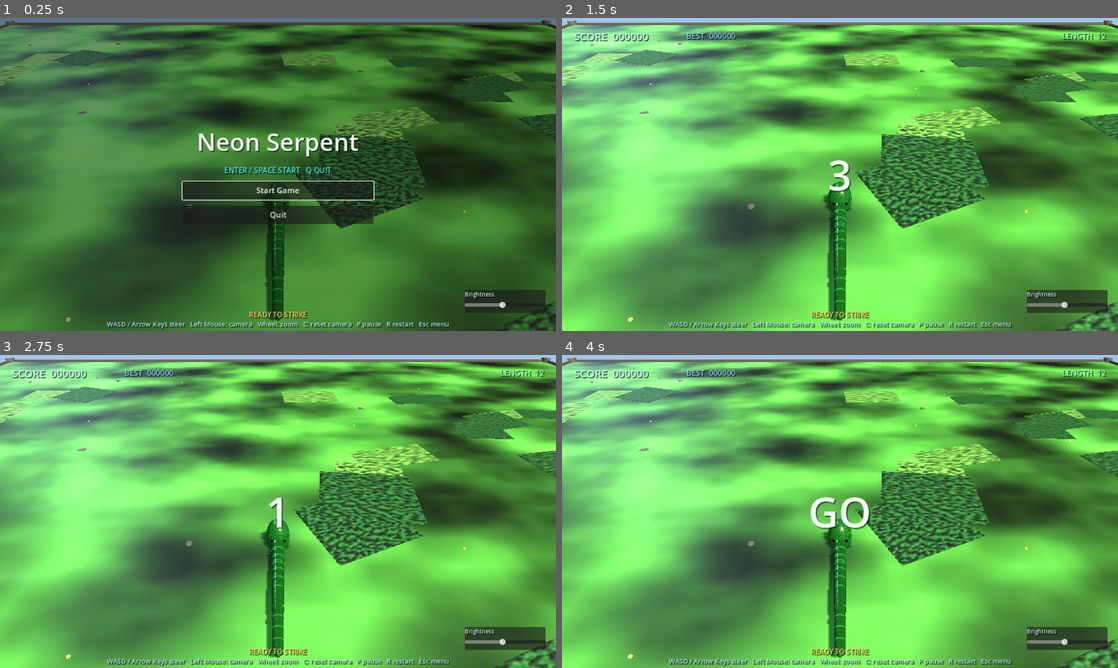
Above: before the commit, frames 1-4 (two rows, left to right).
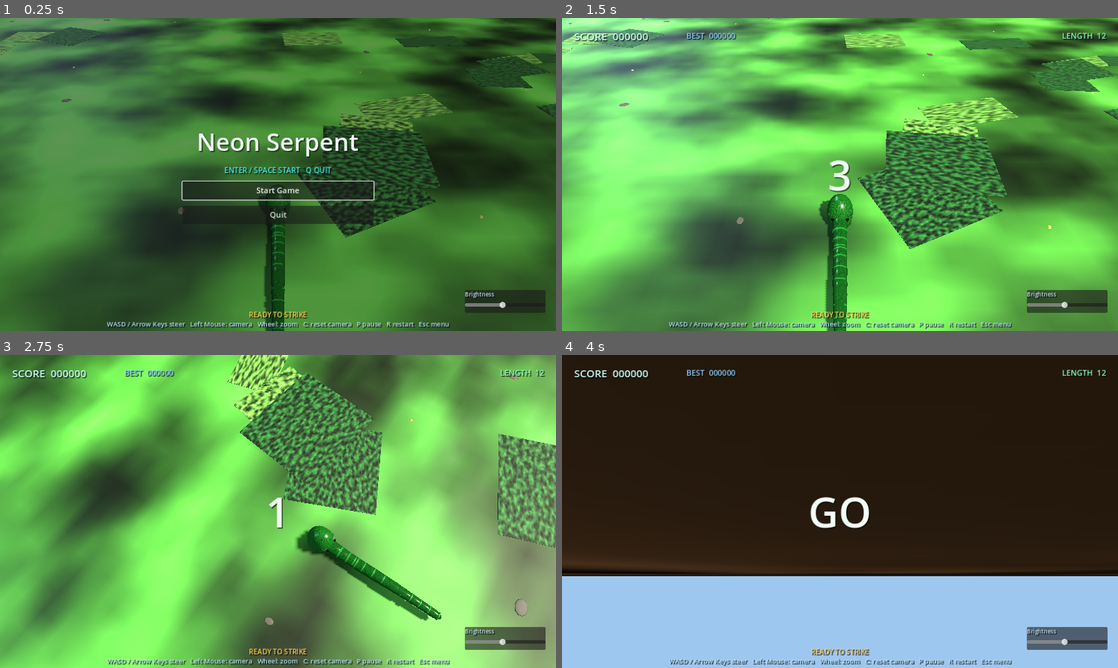
Above: after the commit, the same moments.

Repository: Ken8675309/snake_2026
Game: Godot game, scene res://scenes/Main.tscn
Two runs of this game, one before a commit and one after it. Both use one fixed random seed, a clock stepped at 60 frames per second and the inputs below.
Inputs (mouse positions are in pixels of both pictures, inside the frame that each line leads up to):
- Up to frame 1 (0.25 s): no input
- Up to frame 2 (1.5 s): click "Start Game" at 0.5 s; tap Enter (menu_accept) at 1.25 s; move the mouse to (962, 158) at 1.27 s; hold D (move_right) from 1.28 s (still down); hold C from 1.28 s (still down); click (962, 158) at 1.42 s
- Up to frame 3 (2.75 s): release D (move_right) at 2 s; release C at 2 s; tap R (restart) at 2 s; drag from (166, 527) to (250, 574) at 2.02 s
- Up to frame 4 (4 s): move the mouse to (895, 442) at 2.77 s; hold D (move_right) 2.78-3.5 s; hold C 2.78-3.5 s; click (895, 442) at 2.92 s; tap Enter (menu_accept) at 3.5 s; drag from (812, 574) to (673, 464) at 3.52 s

The runs differ from the first frame. In frame 1, 27% of the frame differs, in the area x 0-100%, y 0-100%; in frame 2, 56%; in frame 3, 88%; in frame 4, 99%.

Commit message:
Fix mouse camera controls

Diff:
--- a/scripts/camera_controller.gd
+++ b/scripts/camera_controller.gd
@@ -9,74 +9,73 @@
 @export var zoom_speed_influence: float = 1.2
 @export var shake_decay: float = 7.5
 @export var target_lag: float = 5.0
-@export var mouse_sensitivity: float = 0.008
-@export var wheel_zoom_step: float = 1.8
-@export var min_zoom_distance: float = 8.5
-@export var max_zoom_distance: float = 34.0
-@export var min_pitch_degrees: float = 24.0
-@export var max_pitch_degrees: float = 68.0
+@export var mouse_sensitivity: float = 0.005
+@export var wheel_zoom_step: float = 0.5
+@export var min_zoom_distance: float = 5.0
+@export var max_zoom_distance: float = 30.0
+@export var min_pitch: float = -1.2
+@export var max_pitch: float = 0.2
 
 var target: Node3D
+var dragging: bool = false
+var distance: float = 0.0
+var rotation_x: float = 0.0
+var rotation_y: float = 0.0
+
+var _pivot: Node3D
 var _camera: Camera3D
 var _shake_strength: float = 0.0
 var _shake_seed: float = 0.0
 var _last_target_position: Vector3 = Vector3.ZERO
 var _smoothed_target_position: Vector3 = Vector3.ZERO
 var _target_speed: float = 0.0
-var _orbit_yaw: float = 0.0
-var _orbit_pitch: float = 0.0
-var _orbit_distance: float = 0.0
-var _dragging_camera: bool = false
 
 
 func _ready() -> void:
-	_reset_orbit_values()
+	_reset_camera_values()
+	_pivot = Node3D.new()
+	_pivot.name = "CameraPivot"
+	add_child(_pivot)
+
 	_camera = Camera3D.new()
 	_camera.name = "GameCamera"
 	_camera.current = true
 	_camera.fov = base_fov
 	_camera.near = 0.05
 	_camera.far = 260.0
-	add_child(_camera)
+	_pivot.add_child(_camera)
 
 
 func _unhandled_input(event: InputEvent) -> void:
 	if event is InputEventMouseButton:
 		var mouse_button := event as InputEventMouseButton
 		if mouse_button.button_index == MOUSE_BUTTON_LEFT:
-			_dragging_camera = mouse_button.pressed
-		elif mouse_button.pressed and mouse_button.button_index == MOUSE_BUTTON_WHEEL_UP:
-			_orbit_distance = clampf(_orbit_distance - wheel_zoom_step, min_zoom_distance, max_zoom_distance)
-		elif mouse_button.pressed and mouse_button.button_index == MOUSE_BUTTON_WHEEL_DOWN:
-			_orbit_distance = clampf(_orbit_distance + wheel_zoom_step, min_zoom_distance, max_zoom_distance)
-	elif event is InputEventMouseMotion and _dragging_camera:
+			dragging = mouse_button.pressed
+		if mouse_button.pressed and mouse_button.button_index == MOUSE_BUTTON_WHEEL_UP:
+			zoom(-1.0)
+		if mouse_button.pressed and mouse_button.button_index == MOUSE_BUTTON_WHEEL_DOWN:
+			zoom(1.0)
+
+	if event is InputEventMouseMotion and dragging:
 		var motion := event as InputEventMouseMotion
-		_orbit_yaw -= motion.relative.x * mouse_sensitivity
-		_orbit_pitch = clampf(
-			_orbit_pitch - motion.relative.y * mouse_sensitivity,
-			deg_to_rad(min_pitch_degrees),
-			deg_to_rad(max_pitch_degrees)
-		)
+		rotate_camera(motion.relative)
 
 
 func _process(delta: float) -> void:
 	if target == null:
 		return
 	if Input.is_key_pressed(KEY_C):
-		_reset_orbit_values()
+		_reset_camera_values()
 
 	var target_position := _get_target_position()
 	_target_speed = lerpf(_target_speed, target_position.distance_to(_last_target_position) / maxf(delta, 0.001), 0.12)
 	_last_target_position = target_position
 	_smoothed_target_position = _smoothed_target_position.lerp(target_position, clampf(target_lag * delta, 0.0, 1.0))
 
-	var desired_offset := _get_orbit_offset()
-	var desired_position := _smoothed_target_position + desired_offset
-	global_position = global_position.lerp(desired_position, clampf(smoothness * delta, 0.0, 1.0))
-
 	var look_position := _smoothed_target_position + _get_target_forward() * look_ahead
-	look_position.y = 0.25
-	look_at(look_position, Vector3.UP.normalized())
+	look_position.y = 0.8
+	global_position = global_position.lerp(look_position, clampf(smoothness * delta, 0.0, 1.0))
+	_pivot.rotation = Vector3(rotation_x, rotation_y, 0.0)
 
 	_shake_seed += delta * 34.0
 	_shake_strength = lerpf(_shake_strength, 0.0, clampf(shake_decay * delta, 0.0, 1.0))
@@ -85,7 +84,7 @@
 		cos(_shake_seed * 2.1),
 		sin(_shake_seed * 2.9)
 	) * _shake_strength
-	_camera.position = shake
+	_camera.position = Vector3(0.0, 0.0, distance) + shake
 	_camera.fov = lerpf(_camera.fov, base_fov + minf(_target_speed * 0.08, zoom_speed_influence), clampf(4.0 * delta, 0.0, 1.0))
 
 
@@ -101,14 +100,13 @@
 	_smoothed_target_position = _last_target_position
 	_target_speed = 0.0
 	_shake_strength = 0.0
-	_reset_orbit_values()
-	global_position = _last_target_position + _get_orbit_offset()
+	_reset_camera_values()
+	global_position = _last_target_position
+	if _pivot != null:
+		_pivot.rotation = Vector3(rotation_x, rotation_y, 0.0)
 	if _camera != null:
-		_camera.position = Vector3.ZERO
+		_camera.position = Vector3(0.0, 0.0, distance)
 		_camera.fov = base_fov
-	var look_position := _last_target_position + _get_target_forward() * look_ahead
-	look_position.y = 0.25
-	look_at(look_position, Vector3.UP.normalized())
 
 
 func shake(strength: float = 0.28) -> void:
@@ -127,16 +125,18 @@
 	return -target.global_transform.basis.z
 
 
-func _reset_orbit_values() -> void:
-	_orbit_yaw = 0.0
-	_orbit_distance = clampf(sqrt(follow_distance * follow_distance + follow_height * follow_height), min_zoom_distance, max_zoom_distance)
-	_orbit_pitch = clampf(atan2(follow_height, follow_distance), deg_to_rad(min_pitch_degrees), deg_to_rad(max_pitch_degrees))
+func rotate_camera(delta: Vector2) -> void:
+	rotation_y -= delta.x * mouse_sensitivity
+	rotation_x -= delta.y * mouse_sensitivity
+	rotation_x = clampf(rotation_x, min_pitch, max_pitch)
 
 
-func _get_orbit_offset() -> Vector3:
-	var horizontal := cos(_orbit_pitch) * _orbit_distance
-	return Vector3(
-		sin(_orbit_yaw) * horizontal,
-		sin(_orbit_pitch) * _orbit_distance,
-		cos(_orbit_yaw) * horizontal
-	)
+func zoom(direction: float) -> void:
+	distance += direction * wheel_zoom_step
+	distance = clampf(distance, min_zoom_distance, max_zoom_distance)
+
+
+func _reset_camera_values() -> void:
+	rotation_y = 0.0
+	rotation_x = clampf(-atan2(follow_height, follow_distance), min_pitch, max_pitch)
+	distance = clampf(sqrt(follow_distance * follow_distance + follow_height * follow_height), min_zoom_distance, max_zoom_distance)
--- a/scripts/ui_manager.gd
+++ b/scripts/ui_manager.gd
@@ -120,12 +120,14 @@
 	var root := Control.new()
 	root.name = "HUDRoot"
 	root.set_anchors_preset(Control.PRESET_FULL_RECT)
+	root.mouse_filter = Control.MOUSE_FILTER_IGNORE
 	add_child(root)
 
 	_vignette = ColorRect.new()
 	_vignette.name = "StateVignette"
 	_vignette.color = Color(0.0, 0.0, 0.0, 0.42)
 	_vignette.set_anchors_preset(Control.PRESET_FULL_RECT)
+	_vignette.mouse_filter = Control.MOUSE_FILTER_IGNORE
 	_vignette.visible = false
 	root.add_child(_vignette)
 
@@ -137,6 +139,7 @@
 	_top_bar.offset_right = -28.0
 	_top_bar.offset_bottom = 62.0
 	_top_bar.add_theme_constant_override("separation", 28)
+	_top_bar.mouse_filter = Control.MOUSE_FILTER_IGNORE
 	root.add_child(_top_bar)
 
 	_score_label = _make_label(24, Color(0.8, 1.0, 0.96))
@@ -149,6 +152,7 @@
 
 	var spacer := Control.new()
 	spacer.size_flags_horizontal = Control.SIZE_EXPAND_FILL
+	spacer.mouse_filter = Control.MOUSE_FILTER_IGNORE
 	_top_bar.add_child(spacer)
 
 	_length_label = _make_label(18, Color(0.55, 1.0, 0.74))
@@ -199,6 +203,7 @@
 	center.offset_right = 260.0
 	center.offset_bottom = 80.0
 	center.alignment = BoxContainer.ALIGNMENT_CENTER
+	center.mouse_filter = Control.MOUSE_FILTER_IGNORE
 	root.add_child(center)
 
 	_state_label = _make_label(54, Color(0.95, 1.0, 0.96))
@@ -216,6 +221,7 @@
 
 func _make_label(font_size: int, color: Color) -> Label:
 	var label := Label.new()
+	label.mouse_filter = Control.MOUSE_FILTER_IGNORE
 	label.add_theme_font_size_override("font_size", font_size)
 	label.add_theme_color_override("font_color", color)
 	label.add_theme_color_override("font_shadow_color", Color(0.0, 0.0, 0.0, 0.7))
